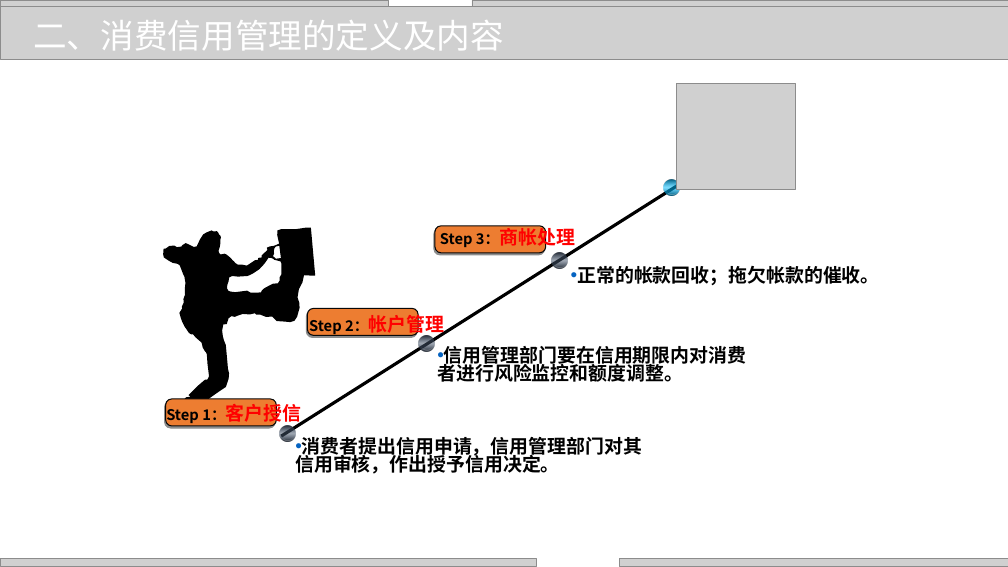
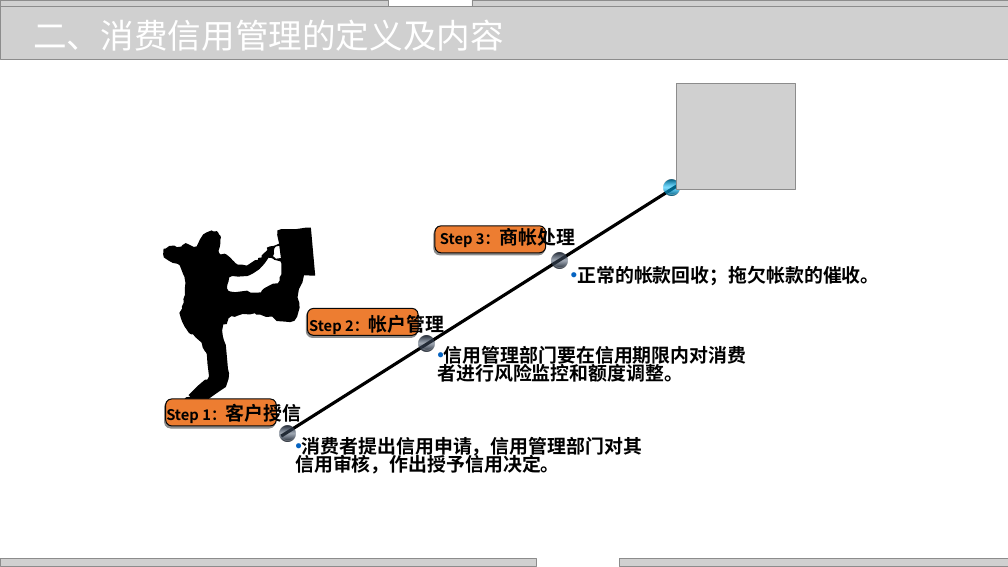
Before and after one commit to zhangjianzhang/internet_credit, a slide deck: slide 6 of files/slides/lecture_15.pptx. Drawn at 1008x567 pixels with LibreOffice and Linux fonts; fonts in the diff are those of the drawing; grey boxes stand for pictures; background and template pictures are left out. Boxes give left, top, right and bottom in pixels: in the first picture for what was removed or moved away, otherwise in the second. Text is boxed around its words. In the diff, an @@ line names an element or a change of style, - is before the commit and + after.

```diff
--- a/files/slides/lecture_15.pptx
+++ b/files/slides/lecture_15.pptx
@@ text "Step 3：商帐处理" at bbox=[440, 224, 575, 249]: text colour #FF0000 to #000000 in "3：商帐处理" @@
@@ text "Step 2：帐户管理" at bbox=[309, 311, 445, 336]: text colour #FF0000 to #000000 in "2：帐户管理" @@
@@ text "Step 1：客户授信" at bbox=[166, 401, 302, 426]: text colour #FF0000 to #000000 in "1：客户授信" @@
```
Also in this commit, not shown: 5 other slides changed, 6 other files.
